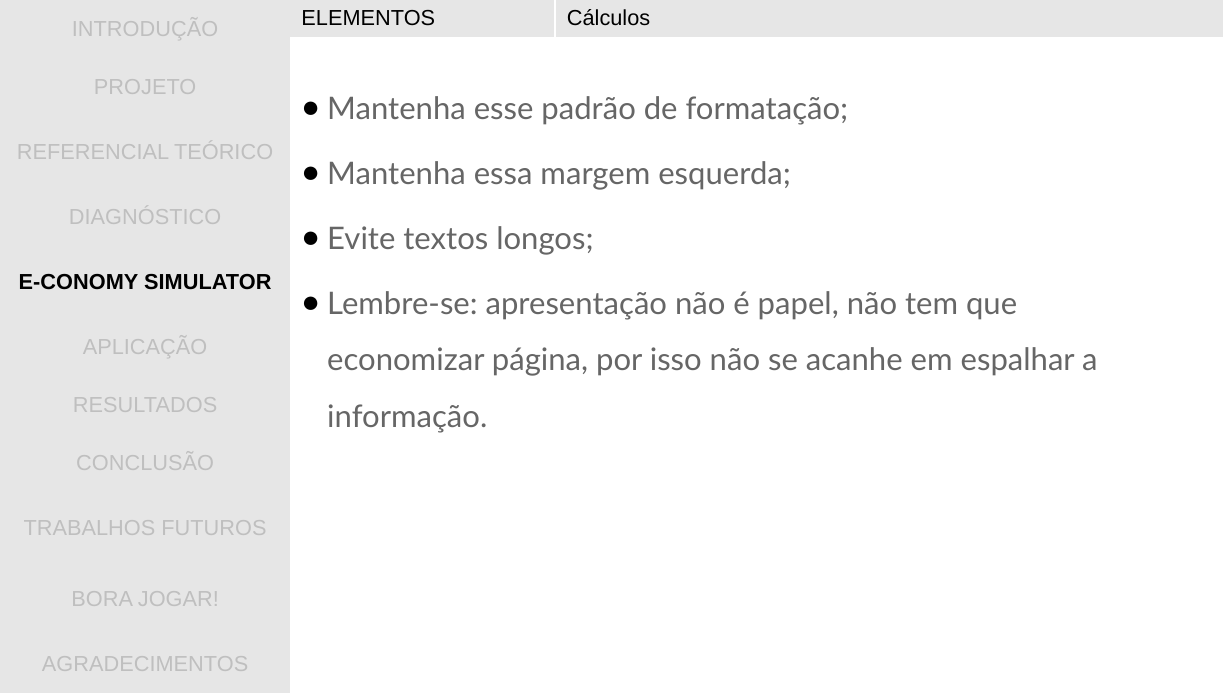
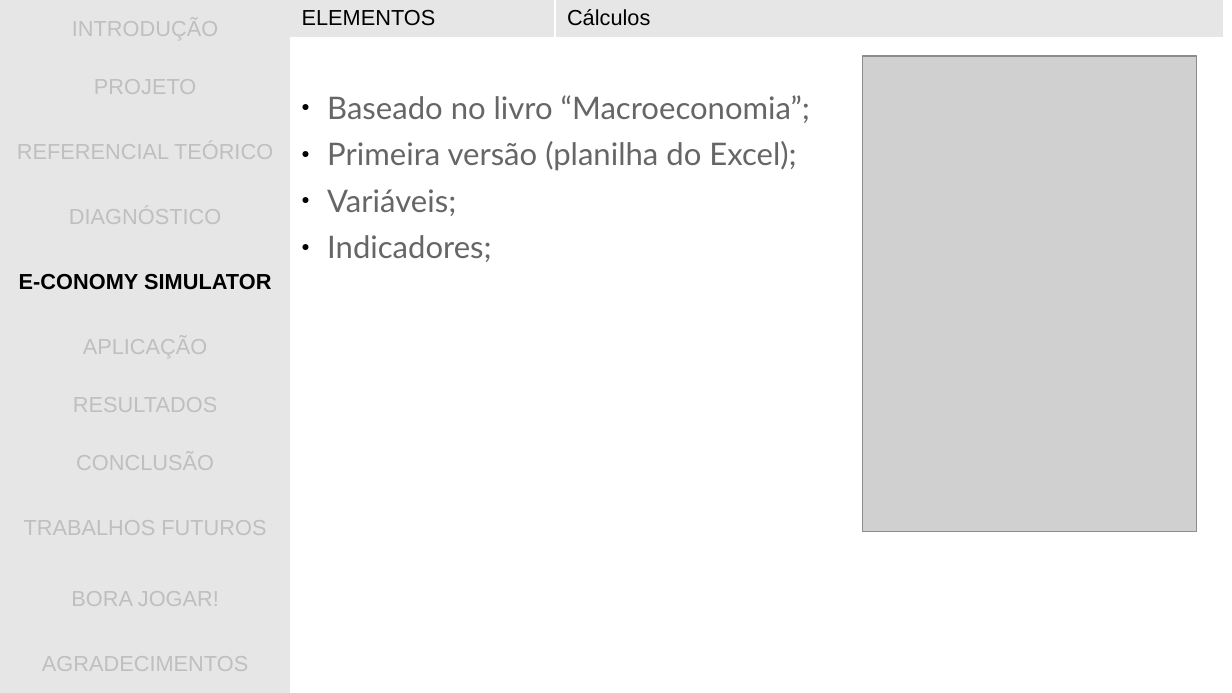
Before and after one commit to gwathsule/e-conomy-simulator, a slide deck: slide 27 of documentacao/apresentacao_tcc.ppt (slide 28 before the commit). Drawn at 1232x693 pixels with LibreOffice and Linux fonts; fonts in the diff are those of the drawing; grey boxes stand for pictures; background and template pictures are left out. Boxes give left, top, right and bottom in pixels: in the first picture for what was removed or moved away, otherwise in the second. Text is boxed around its words. In the diff, an @@ line names an element or a change of style, - is before the commit and + after.

```diff
--- a/documentacao/apresentacao_tcc.ppt
+++ b/documentacao/apresentacao_tcc.ppt
@@ picture added at box(863, 56, 1197, 531) @@
@@ text removed at box(327, 96, 1097, 432) @@
-● Mantenha esse padrão de formatação;
-● Mantenha essa margem esquerda;
-● Evite textos longos;
-● Lembre-se: apresentação não é papel, não tem que economizar página, por isso não se acanhe em espalhar a informação.
@@ text added at box(327, 95, 810, 262), 20 pt, text #666666 @@
+● Baseado no livro “Macroeconomia”;
+● Primeira versão (planilha do Excel);
+● Variáveis;
+● Indicadores;
```
Also in this commit, not shown: 10 other slides changed, 1 slide removed.
